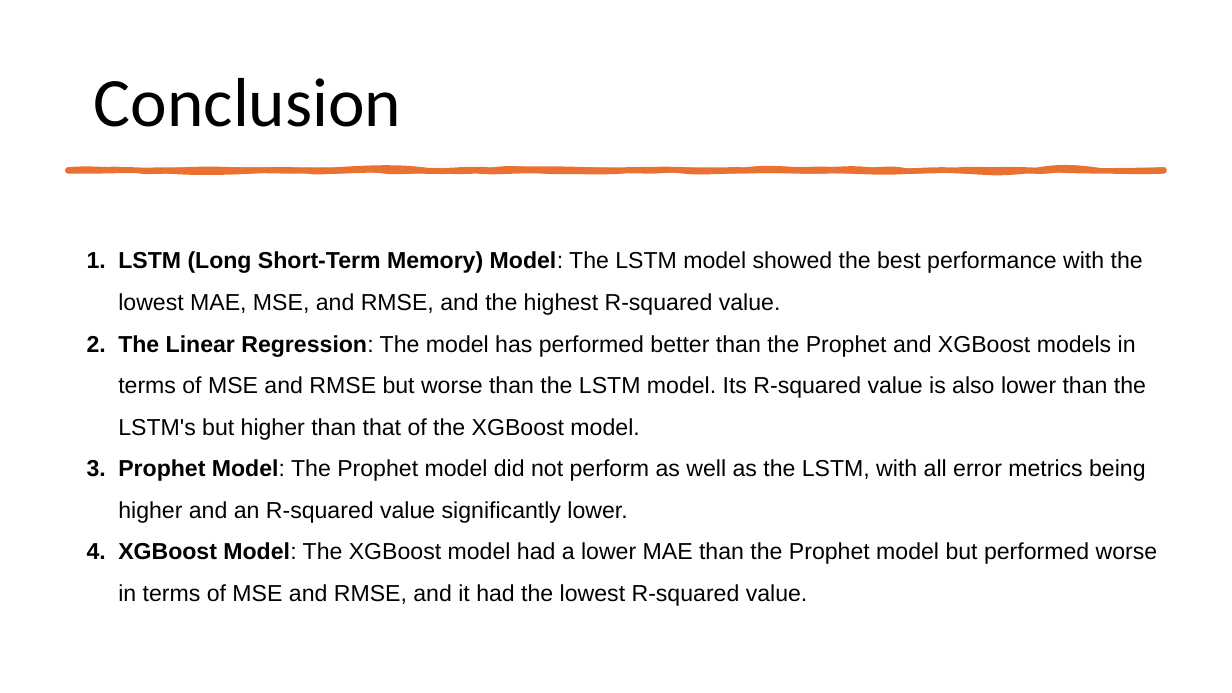
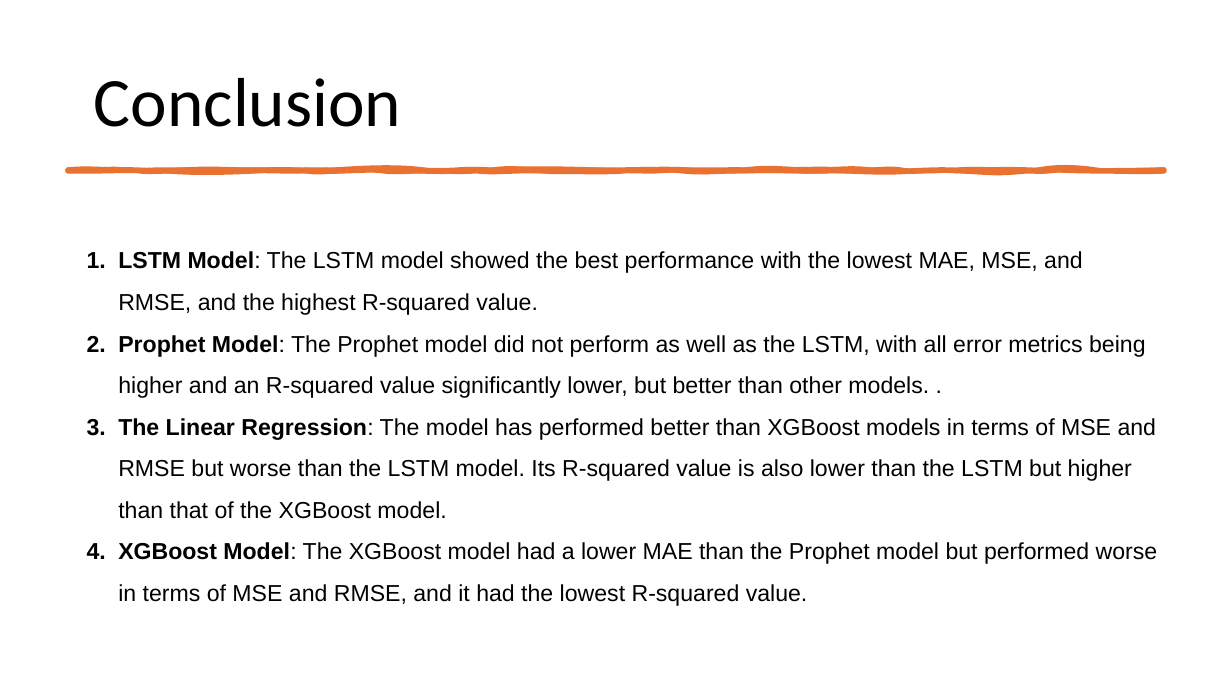
Before and after one commit to afatirium/ML2-FinalProject, a slide deck: slide 11 of DR_AI_FinalProject_v1.1.pptx. Drawn at 1232x693 pixels with LibreOffice and Linux fonts; fonts in the diff are those of the drawing. Boxes give left, top, right and bottom in pixels: in the first picture for what was removed or moved away, otherwise in the second. Text is boxed around its words. In the diff, an @@ line names an element or a change of style, - is before the commit and + after.

```diff
--- a/DR_AI_FinalProject_v1.1.pptx
+++ b/DR_AI_FinalProject_v1.1.pptx
@@ text at <box>118,251,1157,519</box>: text changed @@
-1. LSTM (Long Short-Term Memory) Model: The LSTM model showed the best performance with the lowest MAE, MSE, and RMSE, and the highest R-squared value.
-2. The Linear Regression: The model has performed better than the Prophet and XGBoost models in terms of MSE and RMSE but worse than the LSTM model. Its R-squared value is also lower than the LSTM's but higher than that of the XGBoost model.
-3. Prophet Model: The Prophet model did not perform as well as the LSTM, with all error metrics being higher and an R-squared value significantly lower.
+1. LSTM Model: The LSTM model showed the best performance with the lowest MAE, MSE, and RMSE, and the highest R-squared value.
+2. Prophet Model: The Prophet model did not perform as well as the LSTM, with all error metrics being higher and an R-squared value significantly lower, but better than other models. .
+3. The Linear Regression: The model has performed better than XGBoost models in terms of MSE and RMSE but worse than the LSTM model. Its R-squared value is also lower than the LSTM but higher than that of the XGBoost model.
```
Also in this commit, not shown: 4 other slides changed.
